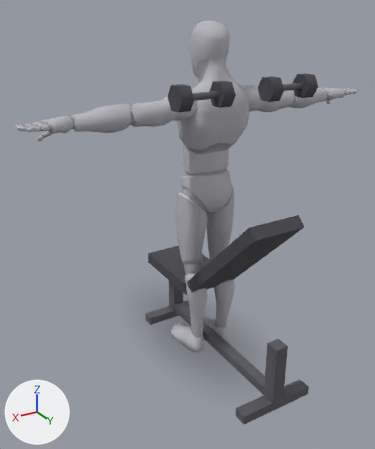
Two versions of the glTF model app/src/main/assets/mannequins/db_incline_press_45.glb, one commit apart.
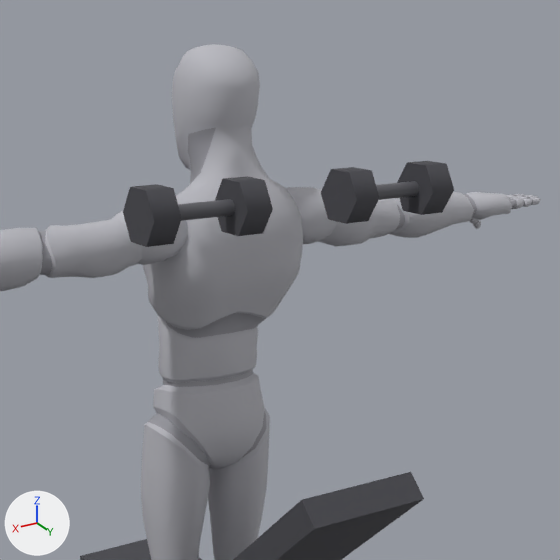
Each version is shown whole from a 50 mm lens placed at (1.459, 2.227, 1.913), pointed at (0.079, -0.072, 0.764), then close up on the part from 30% to 98% of the width and 0% to 57% of the height. The axes (+X, +Y, +Z) are drawn at lower left. The lights are the same throughout. The last two pictures show the newer version. Where no turn or scale is listed for an object, it has been applied to the vertices.

The first close-up shows 'bench_0', 'bench_back_pad', 'body', 'body_1', 'dumbbell_l_0', 'dumbbell_l_1', 'dumbbell_l_2', 'dumbbell_r_0', 'dumbbell_r_1', 'dumbbell_r_2'.
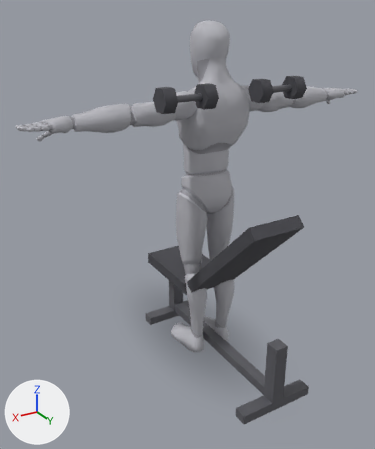
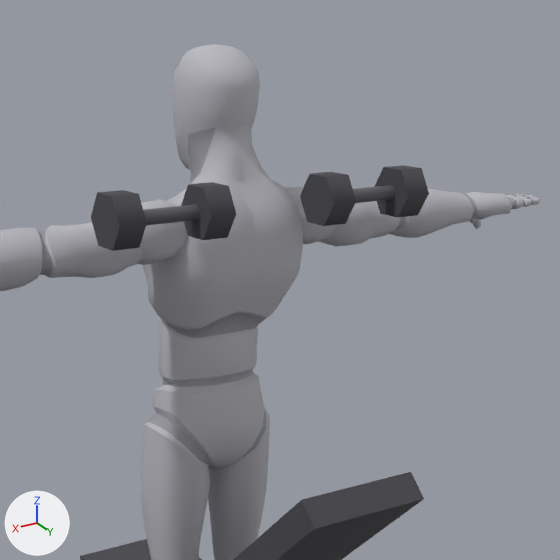
Pixel boxes [x1, y1, x2, y2] of what changed, in the close-ups (560 x 560 px):
'dumbbell_l_1', moved: before [123, 184, 182, 247]; after [91, 190, 147, 251]
'dumbbell_l_2', moved: before [215, 176, 273, 236]; after [181, 182, 236, 240]
'dumbbell_r_2', moved: before [321, 167, 379, 224]; after [300, 172, 356, 226]
'dumbbell_r_1', moved: before [397, 161, 454, 215]; after [374, 165, 429, 217]
'dumbbell_l_0', moved: before [178, 199, 235, 221]; after [143, 204, 200, 225]
'dumbbell_r_0', moved: before [376, 181, 419, 200]; after [353, 185, 395, 203]

What the commit changed:
Object 'dumbbell_r_0' (ob_dumbbell_r_0) moves from (-0.241, 0.317, 1.54) to (-0.261, 0.219, 1.518).
Object 'dumbbell_r_1' (ob_dumbbell_r_1) moves from (-0.241, 0.317, 1.54) to (-0.261, 0.219, 1.518).
Object 'dumbbell_r_2' (ob_dumbbell_r_2) moves from (-0.241, 0.317, 1.54) to (-0.261, 0.219, 1.518).
Object 'dumbbell_l_0' (ob_dumbbell_l_0) moves from (0.241, 0.317, 1.54) to (0.261, 0.219, 1.518).
Object 'dumbbell_l_1' (ob_dumbbell_l_1) moves from (0.241, 0.317, 1.54) to (0.261, 0.219, 1.518).
Object 'dumbbell_l_2' (ob_dumbbell_l_2) moves from (0.241, 0.317, 1.54) to (0.261, 0.219, 1.518).
